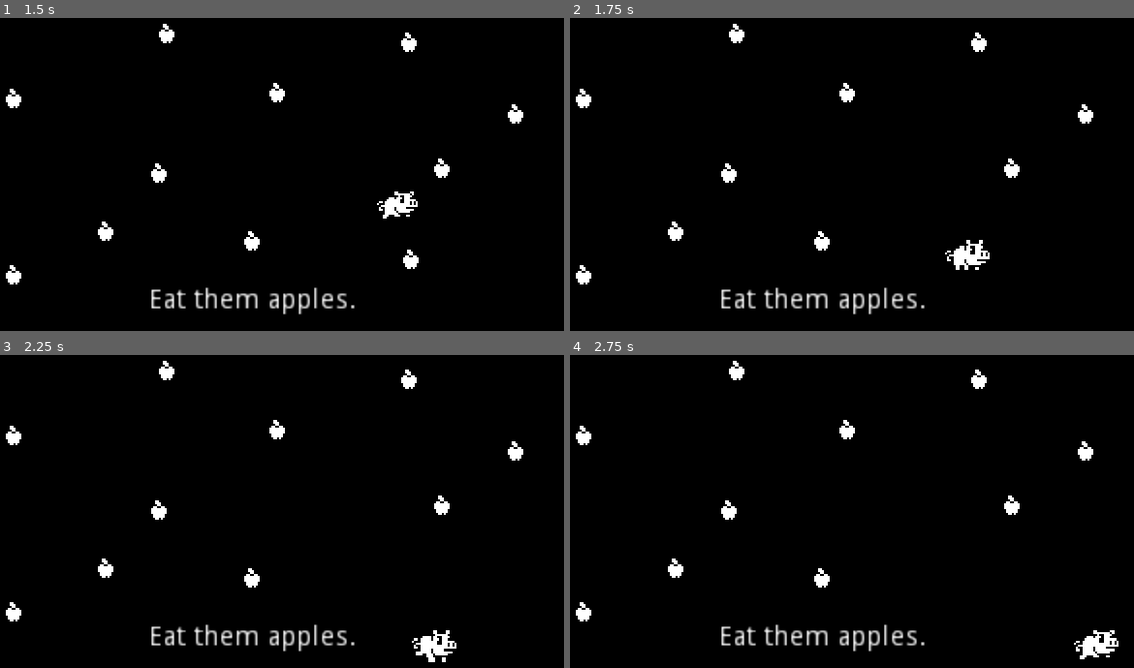
Above: before the commit, frames 1-4 (two rows, left to right).
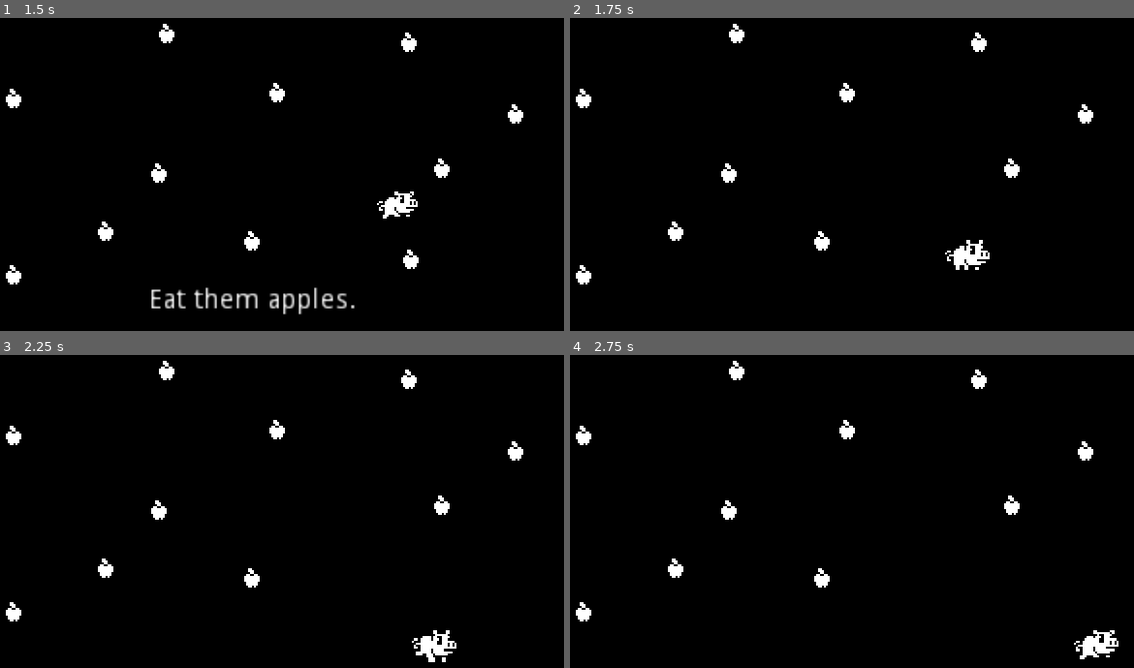
Above: after the commit, the same moments.

Repository: Kharouk/PiggyAttack
Game: Godot game, scene res://World.tscn
Same seed, same stepped clock (60 frames per second), same inputs: the game is played once before the commit and once after it.
Inputs:
- Up to frame 1 (1.5 s): tap Enter at 0.5 s; hold Right (ui_right) 0.53-1.28 s; hold Down (ui_down) from 1.28 s (still down)
- Up to frame 2 (1.75 s): keep holding Down (ui_down)
- Up to frame 3 (2.25 s): release Down (ui_down) at 2.03 s; hold Right (ui_right) from 2.03 s (still down)
- Up to frame 4 (2.75 s): keep holding Right (ui_right)

Frame 1 is identical in both runs. In frame 2, 1.0% of the frame differs, in the area x 26-63%, y 86-95%; in frame 3, 1.0%; in frame 4, 1.0%.

Commit message:
Update instructions logic

Diff:
--- a/World.gd
+++ b/World.gd
@@ -1,11 +1,17 @@
 extends Node
 
-
+var title = null
 func _ready():
 	var children = get_children()
+	title = $Instructions
 	for child in children:
 		print(child.name)
 
 
 func _process(delta):
 	pass
+
+
+func _on_Pig_area_entered(area):
+	title.hide()
+	pass # Replace with function body.
--- a/World.tscn
+++ b/World.tscn
@@ -63,3 +63,4 @@
 __meta__ = {
 "_edit_use_anchors_": false
 }
+[connection signal="area_entered" from="Pig" to="." method="_on_Pig_area_entered"]
